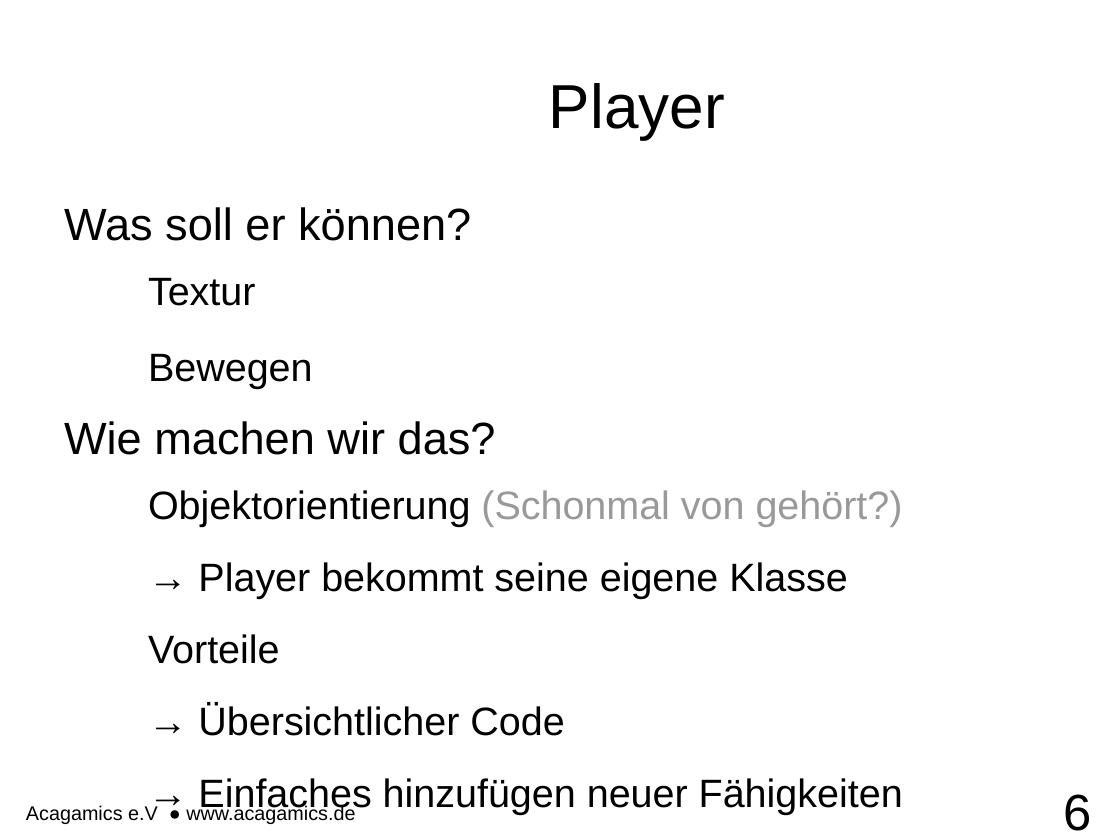
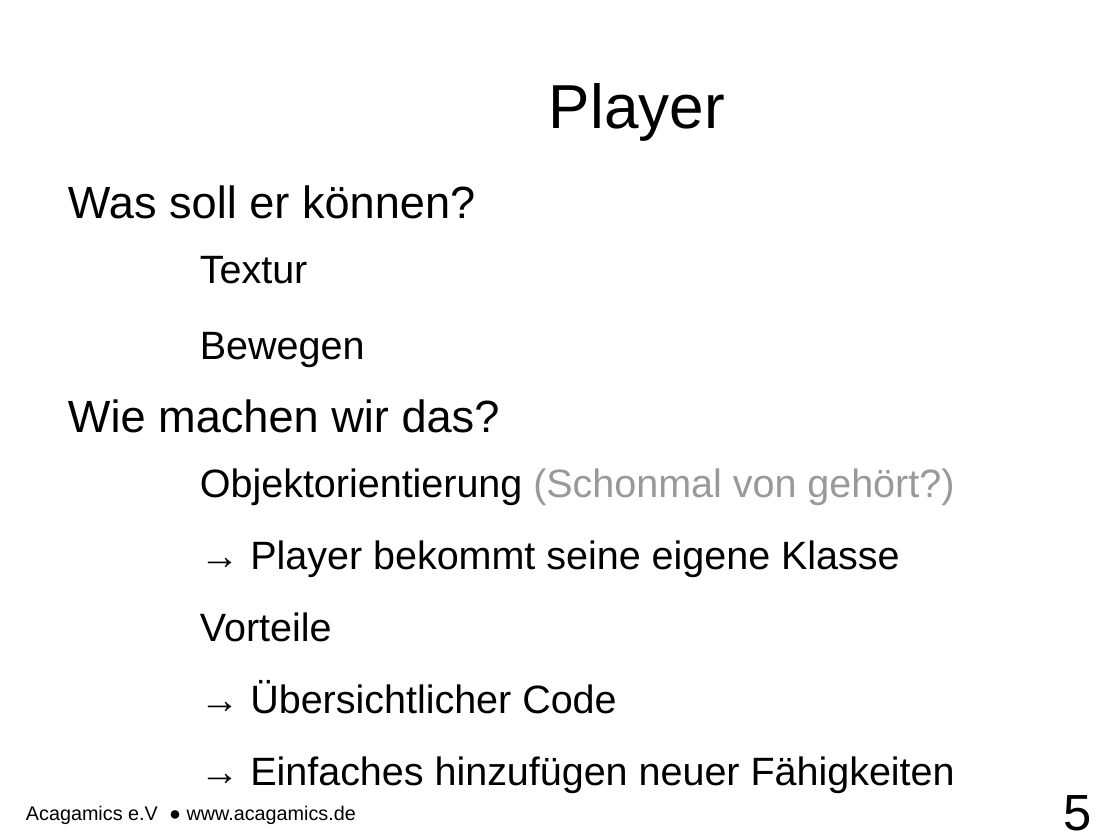
Before and after one commit to endert/Intro2D, a slide deck: slide 5 of 3. Vorlesung 03.11.14/3. Vorstellung.odp (slide 6 before the commit). Drawn at 1120x840 pixels with LibreOffice and Linux fonts; fonts in the diff are those of the drawing; background and template pictures are left out. Boxes give left, top, right and bottom in pixels: in the first picture for what was removed or moved away, otherwise in the second. Text is boxed around its words. In the diff, an @@ line names an element or a change of style, - is before the commit and + after.

```diff
--- a/3. Vorlesung 03.11.14/3. Vorstellung.odp
+++ b/3. Vorlesung 03.11.14/3. Vorstellung.odp
@@ text "Was soll er können?": place and size @@
-text "Was soll er können?" at bbox=[64, 207, 903, 815]
+text "Was soll er können?" at bbox=[68, 185, 955, 793]
@@ text at bbox=[200, 255, 955, 793]: indent changed; bullet none to ● @@
@@ page number at bbox=[1064, 795, 1092, 831]: text changed @@
-6
+5
```
Also in this commit, not shown: 4 other slides changed, 1 slide added, 2 slides removed, 1 other file.
